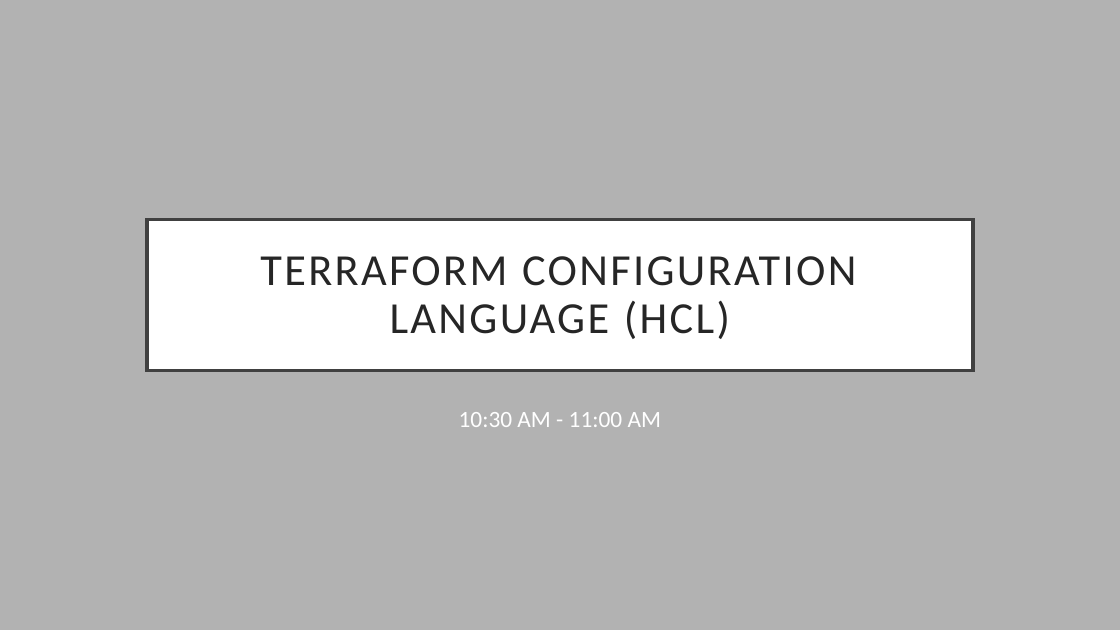
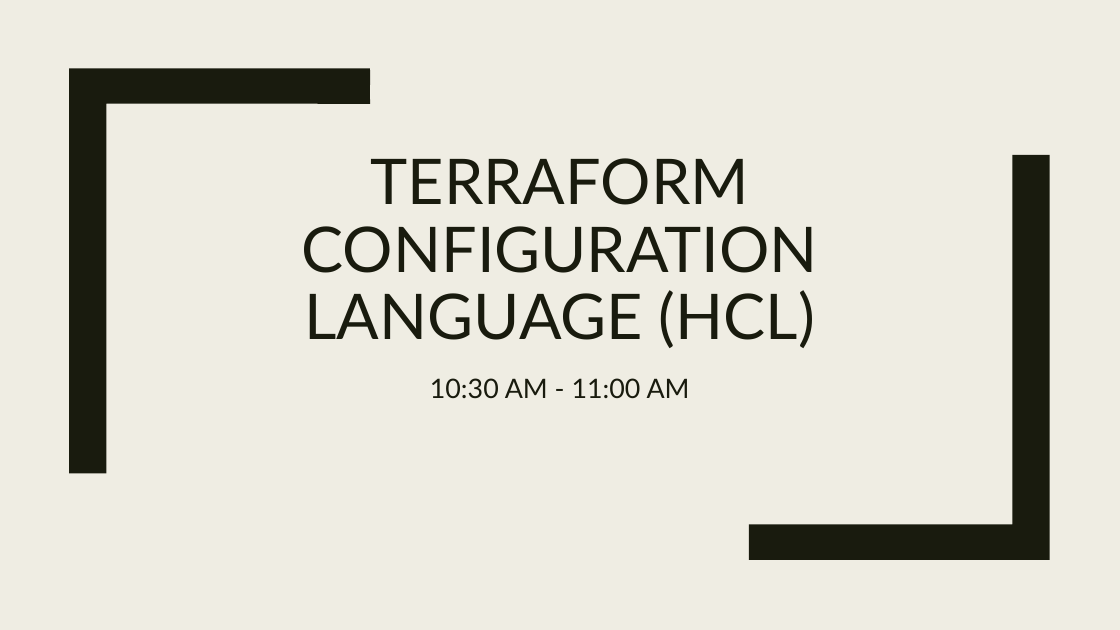
Before and after one commit to cwoodruff/terraform-workshop, a slide deck: slide 1 of slides/2-Terraform Configuration Language.pptx. Drawn at 1120x630 pixels with LibreOffice and Linux fonts; fonts in the diff are those of the drawing. Boxes give left, top, right and bottom in pixels: in the first picture for what was removed or moved away, otherwise in the second. Text is boxed around its words. In the diff, an @@ line names an element or a change of style, - is before the commit and + after.

```diff
--- a/slides/2-Terraform Configuration Language.pptx
+++ b/slides/2-Terraform Configuration Language.pptx
@@ background #B2B2B2 to #EFEDE3 @@
@@ freeform shape added at <box>69,68,370,473</box>, fill #191B0E @@
@@ title "TERRAFORM CONFIGURATION LANGUAGE (HCL)": place and size @@
-title "TERRAFORM CONFIGURATION LANGUAGE (HCL)" at <box>147,219,973,371</box>
+title "TERRAFORM CONFIGURATION LANGUAGE (HCL)" at <box>302,158,818,348</box>
@@ title "TERRAFORM CONFIGURATION LANGUAGE (HCL)" at <box>302,158,818,348</box>: size 38 to 54 pt, font Calibri to Lato, text colour #262626 to #191B0E, letter spacing 2 to 0 pt; line spacing 0.9 to 0.89; vertical alignment middle to bottom; fill #FFFFFF to none; outline #404040 3 pt to none @@
@@ freeform shape added at <box>749,155,1050,560</box>, fill #191B0E @@
@@ subtitle "10:30 AM - 11:00 AM": place and size @@
-subtitle "10:30 AM - 11:00 AM" at <box>459,412,661,427</box>
+subtitle "10:30 AM - 11:00 AM" at <box>430,378,690,399</box>
@@ subtitle "10:30 AM - 11:00 AM" at <box>430,378,690,399</box>: size 20 to 23 pt, font Calibri to Lato, text colour #FFFFFF to #191B0E; line spacing 1 to 1.12; less space between paragraphs @@
```
Also in this commit, not shown: 5 other slides changed, 4 slides added, 2 slides removed, 8 other files.
